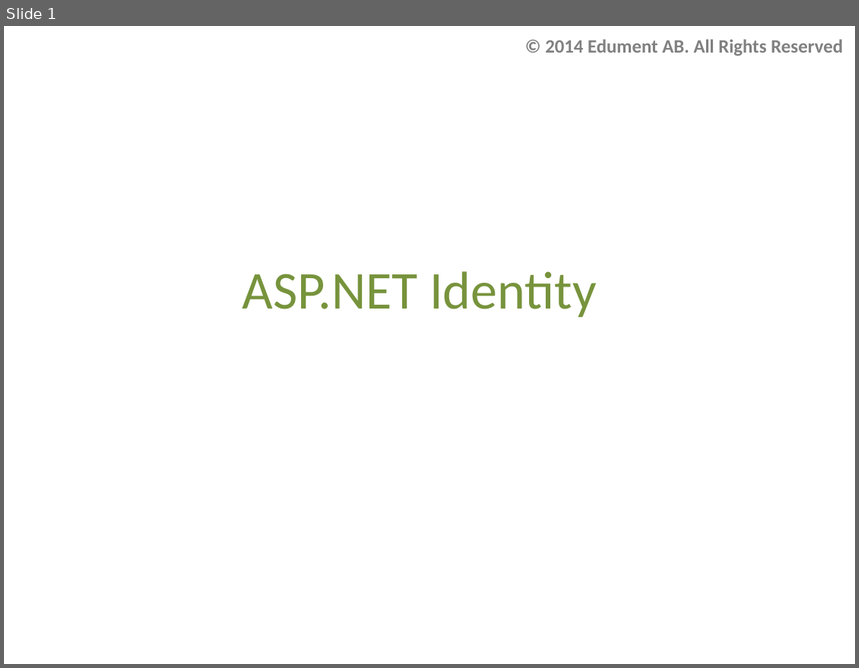
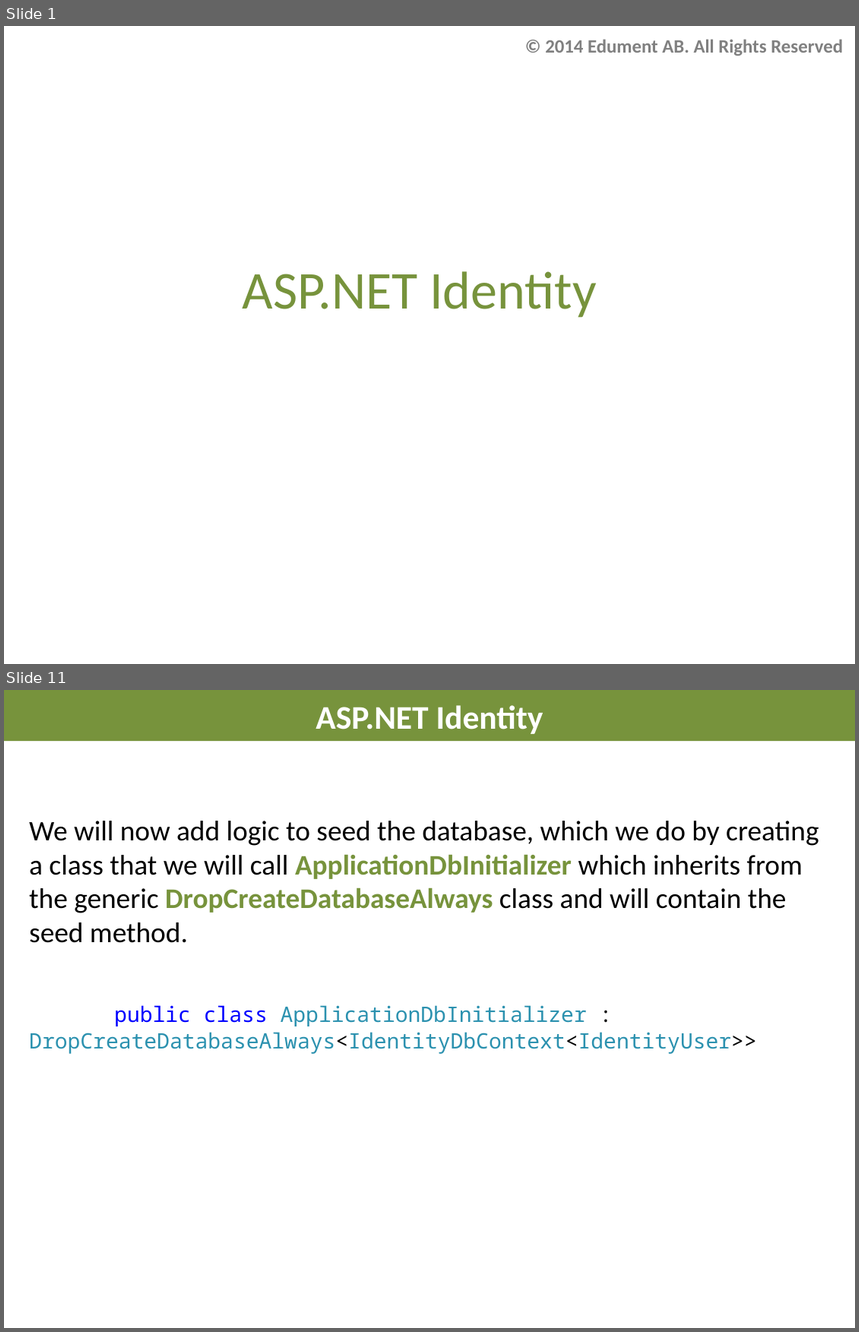
Before and after one commit to AndreasElffors/IdentityTemplate, a slide deck: Documents/Identity-Exercise.pptx. Shown one above the other, each under a label of ours: slide 1 before the commit, slides 1 and 11 after it; the slides between them are not shown. The pictures are 859x668 and 859x1332 pixels, drawn with LibreOffice and Linux fonts; fonts in the diff are those of the drawing; background and template pictures are left out. Boxes give left, top, right and bottom in pixels: in the first picture for what was removed or moved away, otherwise in the second. Text is boxed around its words. In the diff, an @@ line names an element or a change of style, - is before the commit and + after.

Commit message:
Identity-Exercise1

```diff
--- a/Documents/Identity-Exercise.pptx
+++ b/Documents/Identity-Exercise.pptx
@@ slide 11 added at (4,690,855,1328), background #FFFFFF @@
@@ title added at (4,690,855,741), fill #77933C, 28 pt, text #FFFFFF, bold @@
+ASP.NET Identity
@@ text added at (29,821,819,1054), 24 pt, text #000000 @@
+We will now add logic to seed the database, which we do by creating a class that we will call ApplicationDbInitializer which inherits from the generic DropCreateDatabaseAlways class and will contain the seed method.
+public class ApplicationDbInitializer : DropCreateDatabaseAlways<IdentityDbContext<IdentityUser>>
```
Also in this commit, not shown: 1 slide changed, 13 other slides added.
